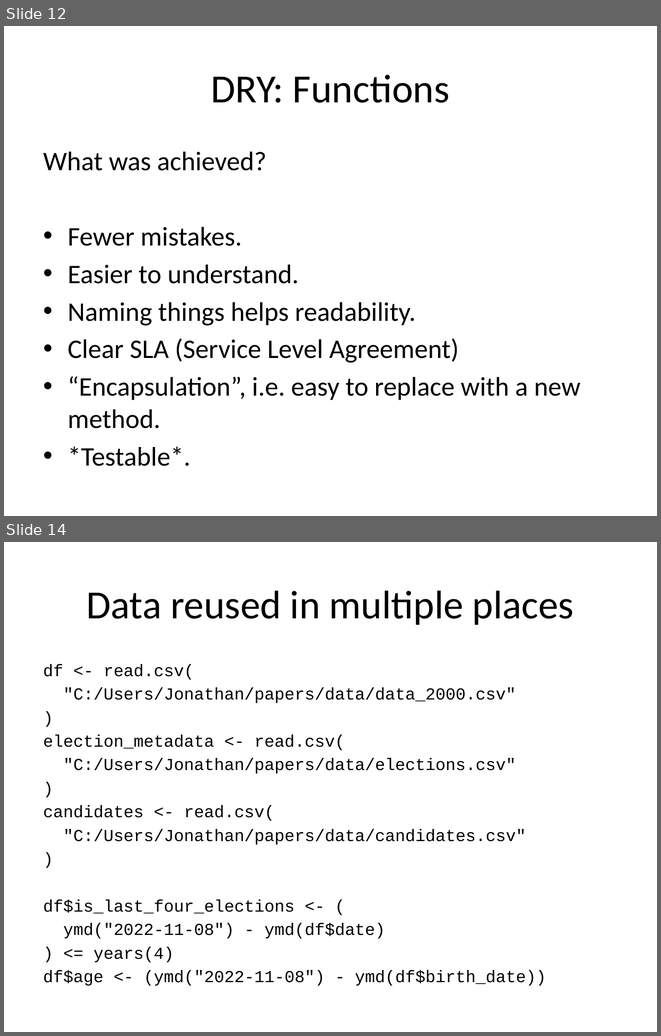
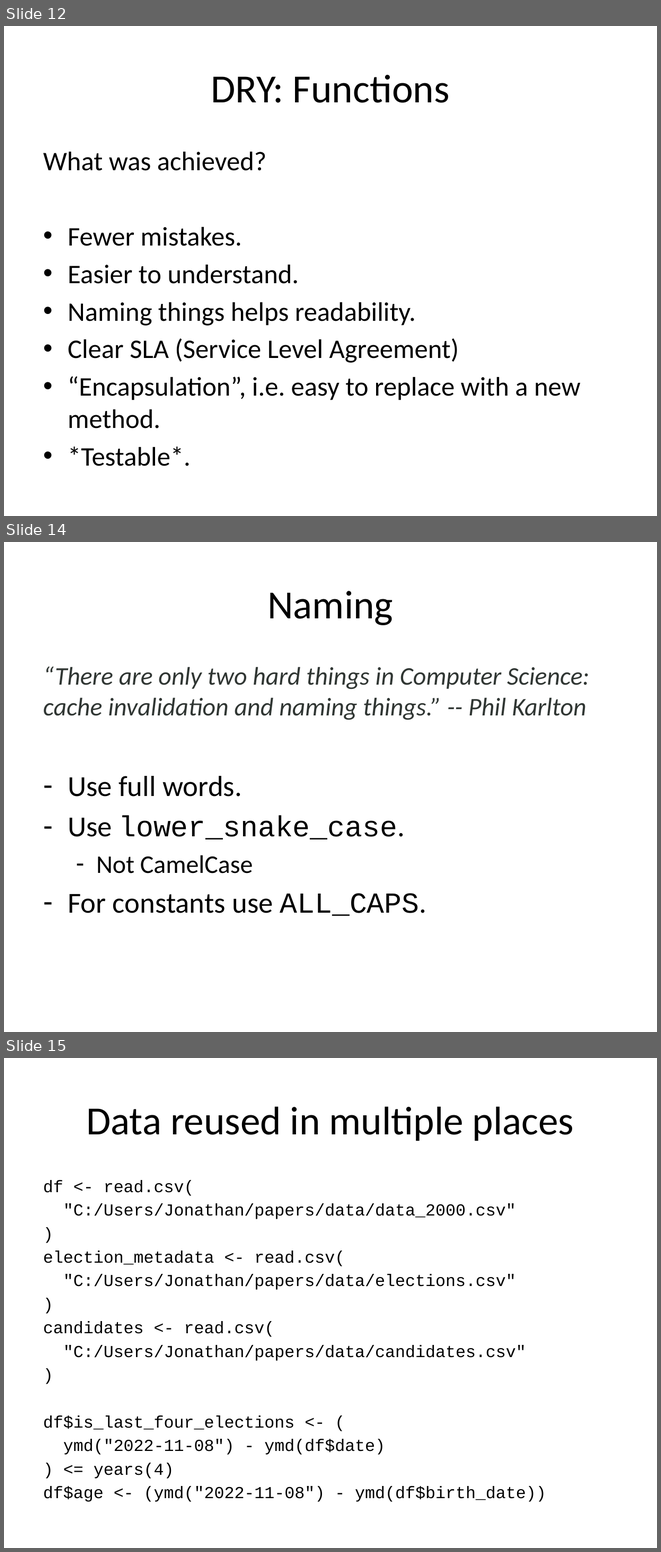
Before and after one commit to jtannen/r-for-datascience, a slide deck: session-5-engineering/session-5-engineering.pptx. Shown one above the other, each under a label of ours: slides 12 and 14 before the commit, slides 12, 14 and 15 after it; the slides between them are not shown. The pictures are 661x1036 and 661x1552 pixels, drawn with LibreOffice and Linux fonts; fonts in the diff are those of the drawing. Boxes give left, top, right and bottom in pixels: in the first picture for what was removed or moved away, otherwise in the second. Text is boxed around its words. In the diff, an @@ line names an element or a change of style, - is before the commit and + after.

```diff
--- a/session-5-engineering/session-5-engineering.pptx
+++ b/session-5-engineering/session-5-engineering.pptx
@@ slide 14 added at (4, 542, 657, 1032), background #FFFFFF @@
@@ title added at (267, 591, 393, 625), 44 pt, text #000000 @@
+Naming
@@ text added at (43, 666, 589, 916), 28 pt, text #303633, italic @@
+“There are only two hard things in Computer Science: cache invalidation and naming things.” -- Phil Karlton
+– Use full words.
+– Use lower_snake_case.
+  – Not CamelCase
+– For constants use ALL_CAPS.
@@ what was slide 14 is now slide 15 @@
```
Also in this commit, not shown: 7 slides changed, 3 other slides added, 1 slide removed, 5 other files.
